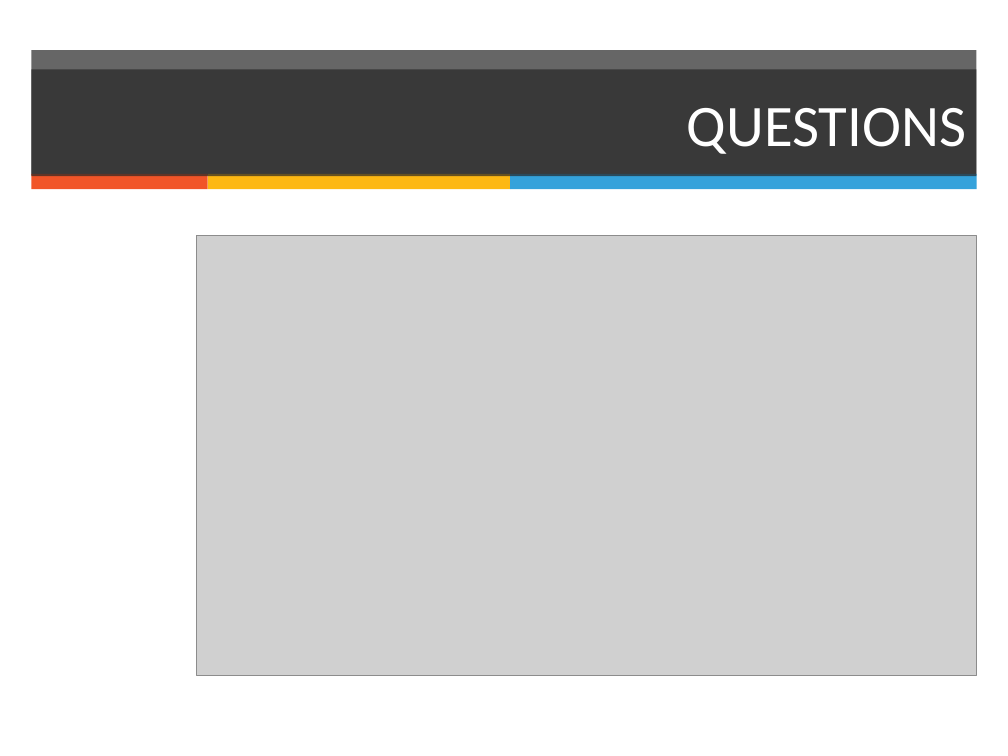
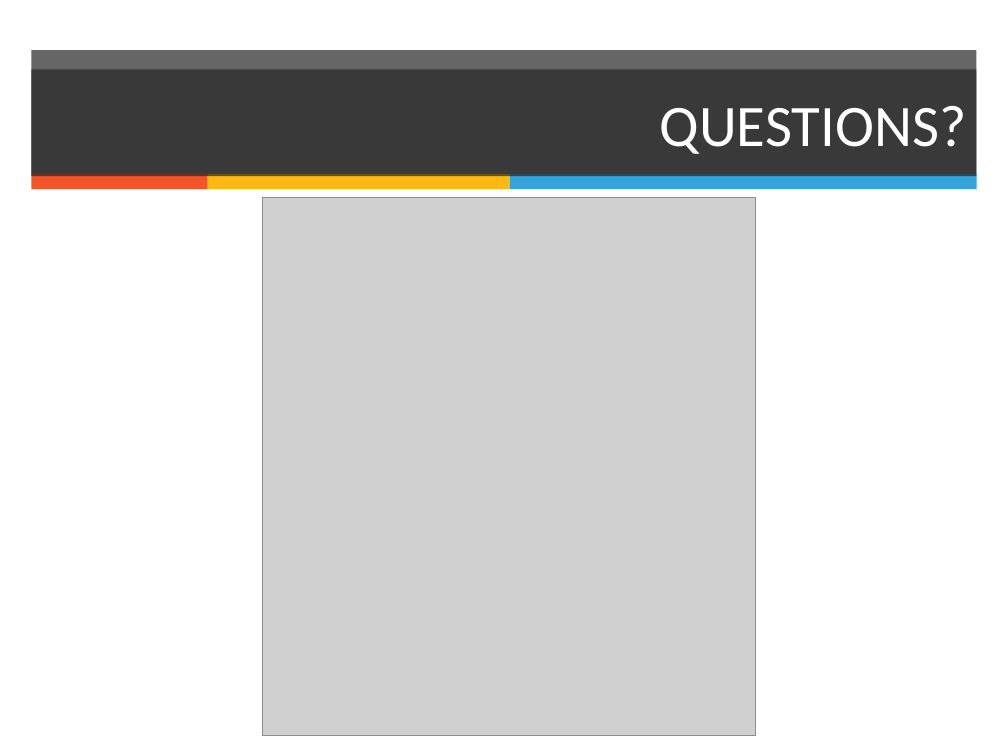
Before and after one commit to manceps/tfw, a slide deck: slide 17 of slides/talk-portland-python-user-group-05-30-manceps-branding.odp. Drawn at 1008x756 pixels with LibreOffice and Linux fonts; fonts in the diff are those of the drawing; grey boxes stand for pictures; background and template pictures are left out. Boxes give left, top, right and bottom in pixels: in the first picture for what was removed or moved away, otherwise in the second. Text is boxed around its words. In the diff, an @@ line names an element or a change of style, - is before the commit and + after.

```diff
--- a/slides/talk-portland-python-user-group-05-30-manceps-branding.odp
+++ b/slides/talk-portland-python-user-group-05-30-manceps-branding.odp
@@ title at (x1=660, y1=106, x2=967, y2=154): text changed @@
-QUESTIONS
+QUESTIONS?
@@ picture resized from (x1=197, y1=235, x2=977, y2=675) to (x1=262, y1=198, x2=756, y2=736) @@
```
Also in this commit, not shown: 2 other slides changed, 2 slides added, 2 slides removed, 51 other files.
